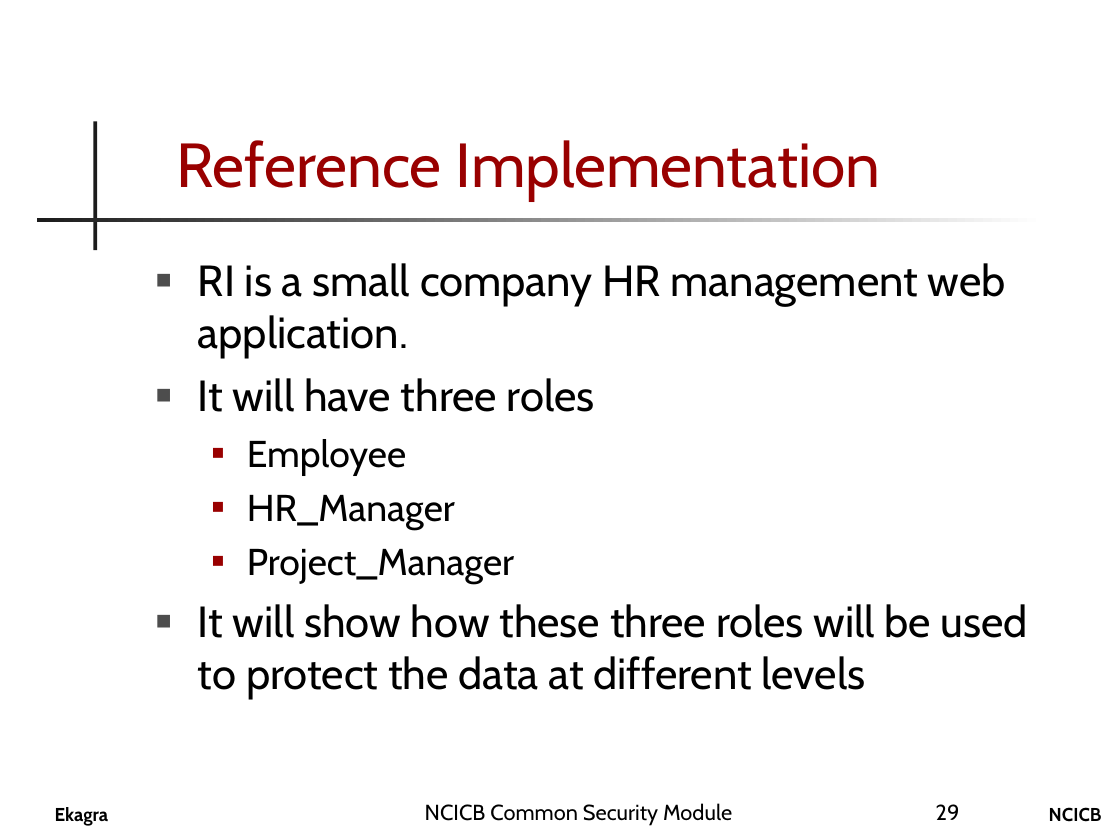
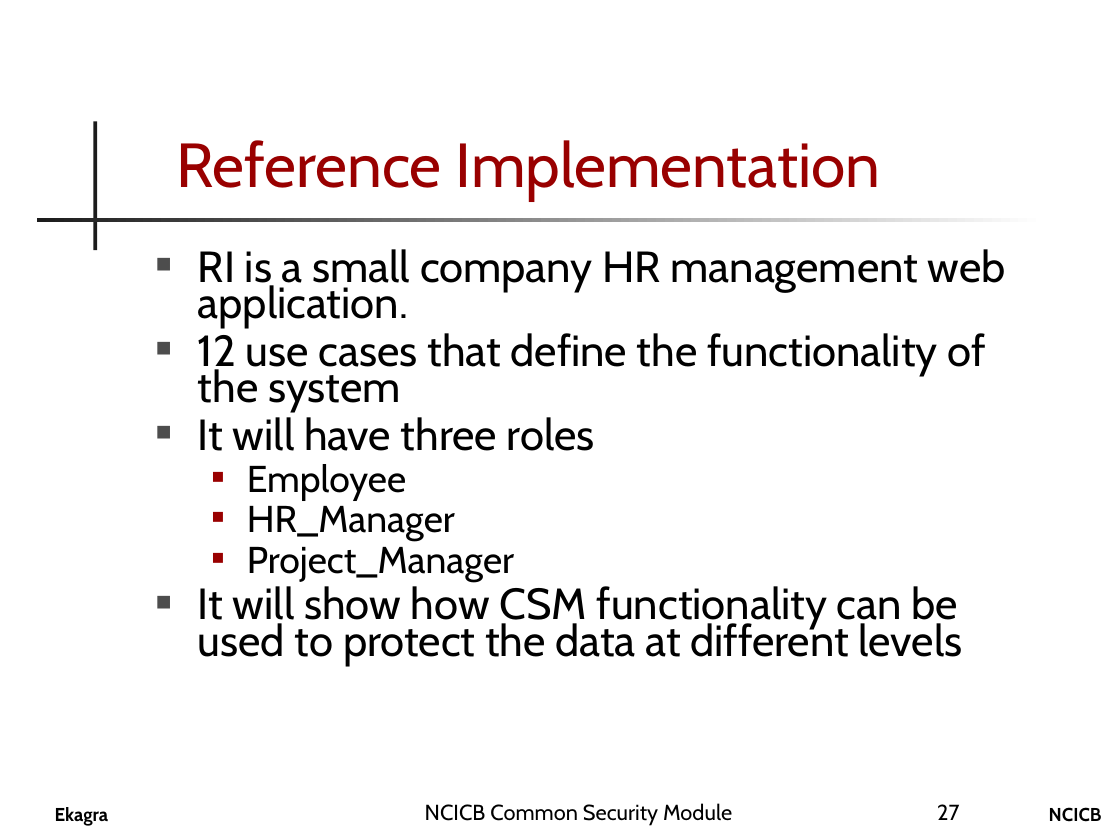
Before and after one commit to CBIIT/common-security-module-docs, a slide deck: slide 27 of CSM_Presentation.ppt (slide 29 before the commit). Drawn at 1120x840 pixels with LibreOffice and Linux fonts; fonts in the diff are those of the drawing; background and template pictures are left out. Boxes give left, top, right and bottom in pixels: in the first picture for what was removed or moved away, otherwise in the second. Text is boxed around its words. In the diff, an @@ line names an element or a change of style, - is before the commit and + after.

```diff
--- a/CSM_Presentation.ppt
+++ b/CSM_Presentation.ppt
@@ text at [198,249,1006,581]: line spacing 1 to 0.7 @@
@@ text at [198,333,986,413]: paragraph added @@
+■ 12 use cases that define the functionality of the system
@@ text at [198,586,963,666]: text changed @@
-■ It will show how these three roles will be used to protect the data at different levels
+■ It will show how CSM functionality can be used to protect the data at different levels
@@ page number at [937,804,959,820]: text changed @@
-29
+27
```
Also in this commit, not shown: 15 other slides changed, 2 slides added.
